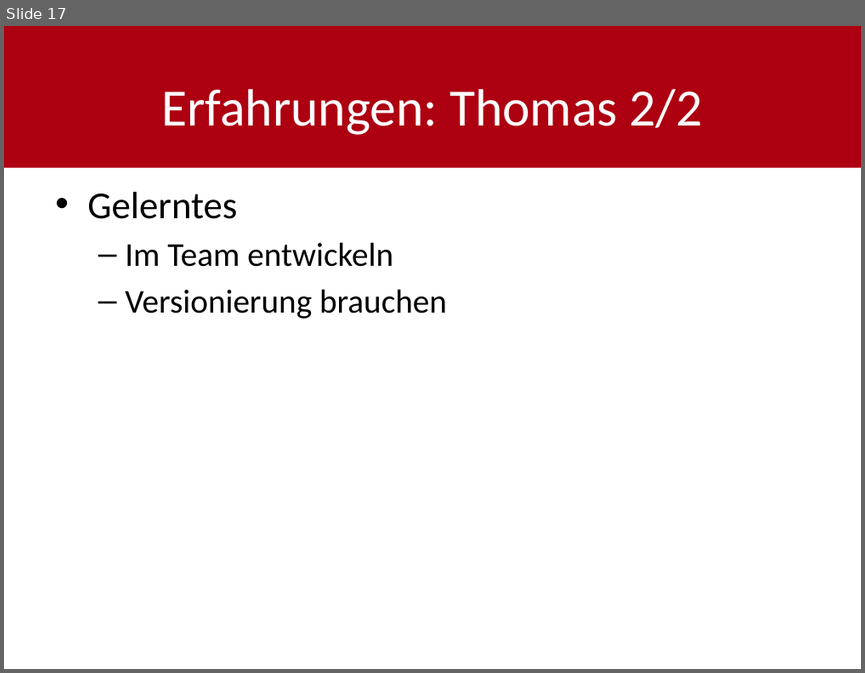
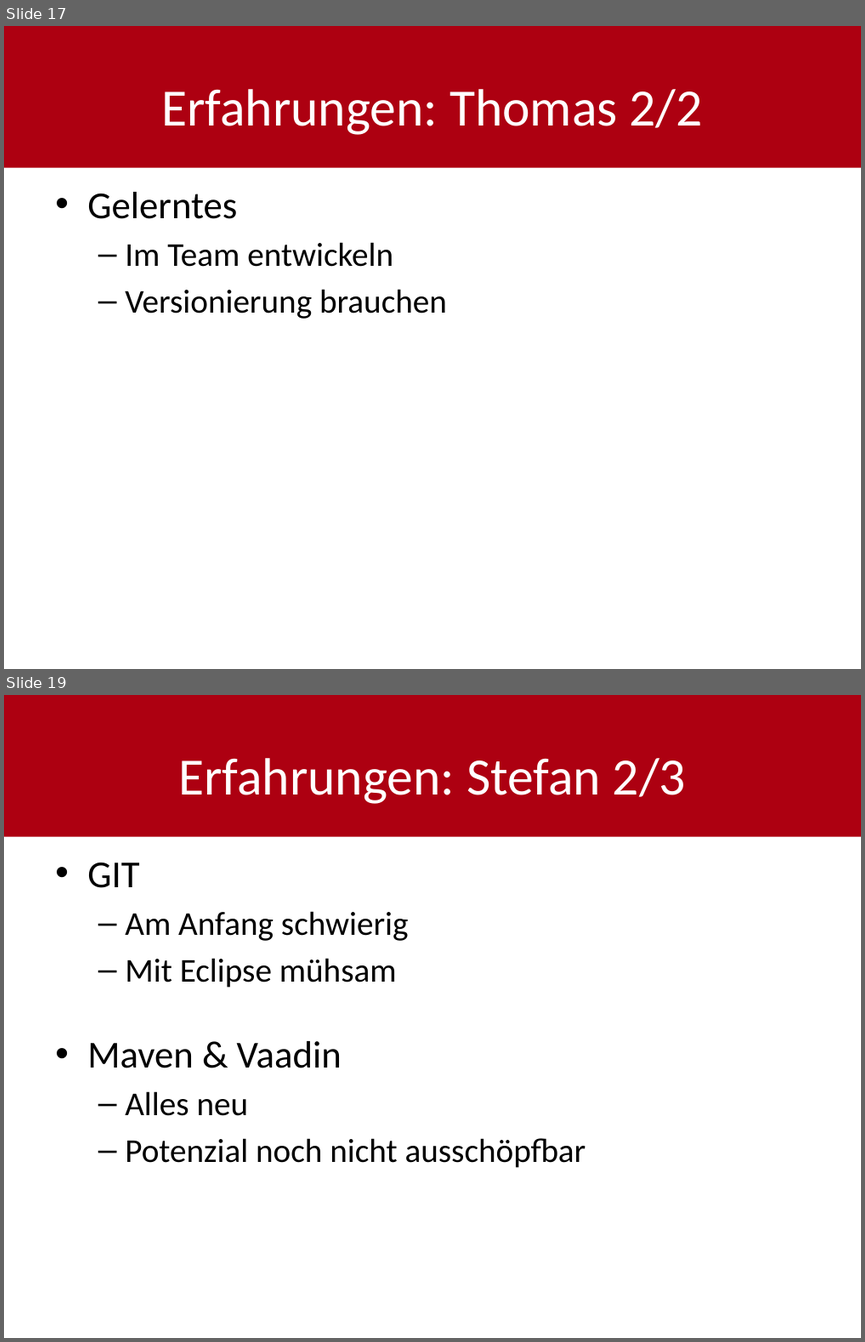
Before and after one commit to shylux/ch.bfh.bti7081.s2015.rot, a slide deck: doc/task14/Schlusspräsentation.pptx. Shown one above the other, each under a label of ours: slide 17 before the commit, slides 17 and 19 after it; the slides between them are not shown. The pictures are 865x673 and 865x1342 pixels, drawn with LibreOffice and Linux fonts; fonts in the diff are those of the drawing. Boxes give left, top, right and bottom in pixels: in the first picture for what was removed or moved away, otherwise in the second. Text is boxed around its words. In the diff, an @@ line names an element or a change of style, - is before the commit and + after.

```diff
--- a/doc/task14/Schlusspräsentation.pptx
+++ b/doc/task14/Schlusspräsentation.pptx
@@ slide 19 added at bbox=[4, 695, 861, 1338], background #FFFFFF; not listed: 1 template element that a slide beside it also shows @@
@@ title added at bbox=[178, 758, 686, 804], 44 pt, text #FFFFFF @@
+Erfahrungen: Stefan 2/3
@@ text added at bbox=[87, 862, 409, 987], 28 pt, text #000000 @@
+• GIT
+  – Am Anfang schwierig
+  – Mit Eclipse mühsam
@@ text added at bbox=[87, 1041, 586, 1168], 28 pt, text #000000 @@
+• Maven & Vaadin
+  – Alles neu
+  – Potenzial noch nicht ausschöpfbar
```
Also in this commit, not shown: 3 other slides added.
